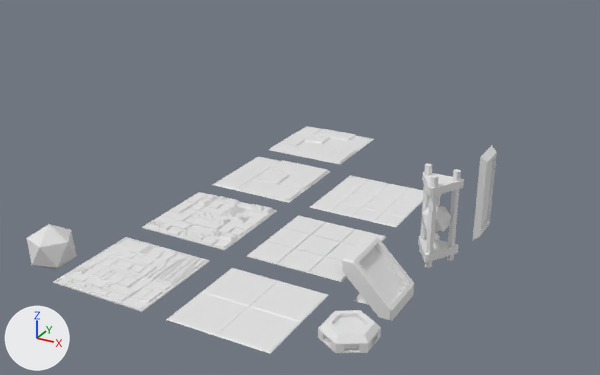
An edit to the Blender file Assets/Models/Enviroment/Tiles/TileSet.blend, drawn before and after from the same camera.
One viewpoint serves both versions: a 50 mm camera at (18.2, -20.4, 15.0) aimed at (0.9, 11.0, -0.7). Arrows for +X, +Y and +Z are at lower left; the lights stay in place.

Before the edit, the objects in view are built like this:
```python
me_cylinder_001 = bpy.data.meshes.new('Cylinder.001')
me_cylinder_001.from_pydata(...)  # 84 vertices, 72 faces; spans x -0.8..0.8, y -0.5..0.9, z -2.8..20.7
me_plane_002 = bpy.data.meshes.new('Plane.002')
me_plane_002.from_pydata(...)  # 89 vertices, 80 faces; spans x -2.0..2.0, y -2.0..2.0, z 0.0..0.03
me_plane_002.materials.append(mat_material)  # its picture is missing
me_temp_001 = bpy.data.meshes.new('.temp.001')
me_temp_001.from_pydata(...)  # 90 vertices, 53 faces; spans x -2.0..2.0, y -2.0..2.0, z 0.0..0.11
me_temp_001.materials.append(mat_material)  # its picture is missing
ob_cylinder_001 = bpy.data.objects.new('Cylinder.001', me_cylinder_001)
ob_cylinder_001.location = (9.0, 7.0, 0.0)
ob_cylinder_001.rotation_euler = (0.0, 0.0, 1.047)  # degrees (0, 0, 60)
ob_cylinder_001.scale = (1.0, 1.0, 0.158)
ob_plane_002 = bpy.data.objects.new('Plane.002', me_plane_002)
ob_plane_002.location = (5.0, 10.0, 0.0)
ob_plane_003_rpanel = bpy.data.objects.new('Plane.003_RPanel', me_temp_001)
ob_plane_003_rpanel.location = (0.0, 10.0, 0.0)
# also in view: 'Icosphere' at (-4.0, 0.0, 0.0); 'Plane' at (5.0, 0.0, 0.0); 'Cube.001' at (9.1, 13.0, 0.0); 'Plane.004_RPanel' at (0.0, 15.0, 0.0); 'Plane_RPanel.001' at (0.0, 5.0, 0.1)
```
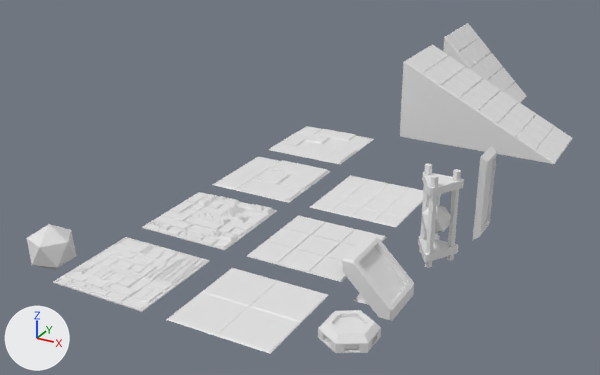
Changed parts and their boxes (x1, y1, x2, y2) in the pictures (600 x 375 px):
'Cube.002', added
    after: (400, 44, 573, 164)
'Cube.003', added
    after: (443, 23, 527, 103)

The change, as a diff of the scene's bpy script:
```diff
--- a/Assets/Models/Enviroment/Tiles/TileSet.blend.py
+++ b/Assets/Models/Enviroment/Tiles/TileSet.blend.py
@@ me_cube_003 @@
+me_cube_003.from_pydata(...)  # 61 vertices, 55 faces; spans x 0.0..2.01, y 0.0..1.0, z 0.0..2.01
+me_cube_003.materials.append(mat_material)  # its picture is missing
@@ me_cube_001 @@
+me_cube_001.from_pydata(...)  # 94 vertices, 85 faces; spans x 0.0..4.0, y 0.0..1.0, z 0.0..2.02
+me_cube_001.materials.append(mat_material)  # its picture is missing
@@ ob_cube_003 @@
+ob_cube_003 = bpy.data.objects.new('Cube.003', me_cube_003)
+ob_cube_003.location = (3.0, 26.0, 0.0)
+ob_cube_003.scale = (2.0, 2.0, 2.0)
+_m = ob_cube_003.modifiers.new('Mirror', 'MIRROR')
+_m.use_axis = (False, True, False)
@@ ob_cube_002 @@
+ob_cube_002 = bpy.data.objects.new('Cube.002', me_cube_001)
+ob_cube_002.location = (3.0, 20.0, 0.0)
+ob_cube_002.scale = (2.0, 2.0, 2.0)
+_m = ob_cube_002.modifiers.new('Mirror', 'MIRROR')
+_m.use_axis = (False, True, False)
+_m.use_clip = True
```
